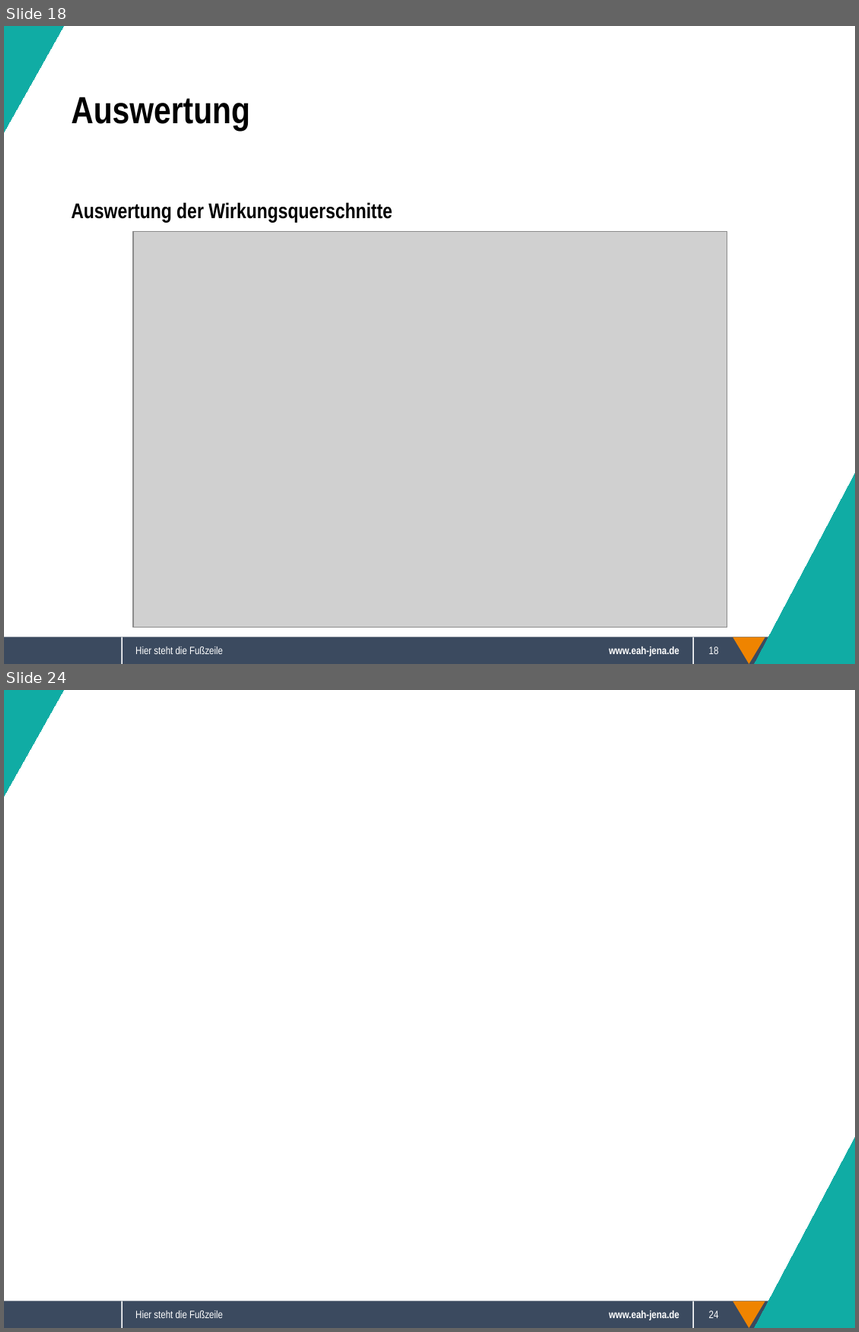
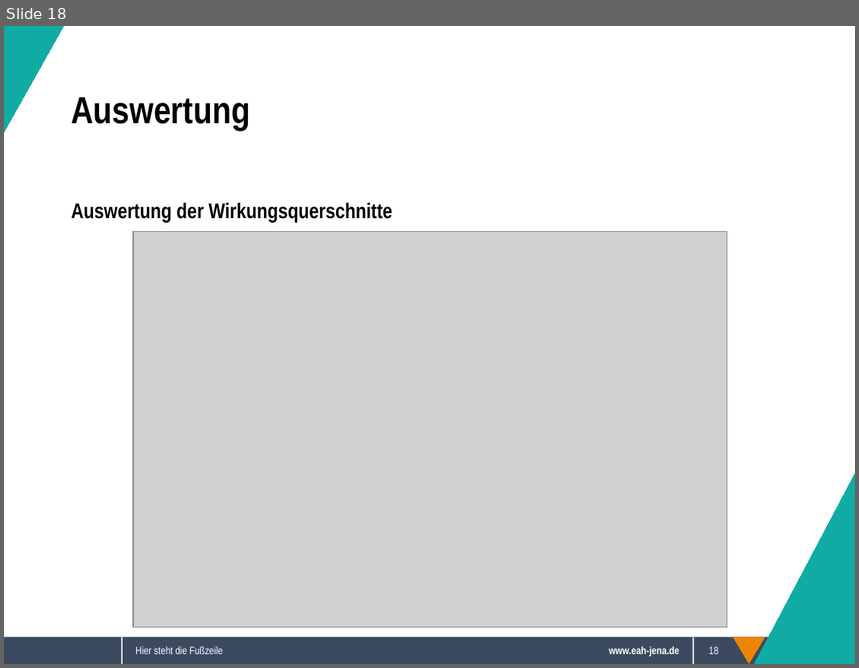
Before and after one commit to Sappy5053/Komplexpraktikum, a slide deck: Präsentation.odp. Shown one above the other, each under a label of ours: slides 18 and 24 before the commit, slide 18 after it; the slides between them are not shown. The pictures are 859x1332 and 859x668 pixels, drawn with LibreOffice and Linux fonts; fonts in the diff are those of the drawing; grey boxes stand for pictures; background and template pictures are left out. Boxes give left, top, right and bottom in pixels: in the first picture for what was removed or moved away, otherwise in the second. Text is boxed around its words. In the diff, an @@ line names an element or a change of style, - is before the commit and + after.

```diff
--- a/Präsentation.odp
+++ b/Präsentation.odp
@@ slide 24 removed at [4, 690, 855, 1328], background #FFFFFF; not listed: 5 template elements that a slide beside it also shows @@
@@ right triangle removed at [4, 690, 63, 796] @@
@@ right triangle removed at [755, 1138, 855, 1328] @@
@@ text removed at [135, 1311, 223, 1319] @@
-Hier steht die Fußzeile
@@ page number removed at [709, 1311, 719, 1319] @@
-24
```
Also in this commit, not shown: 3 slides changed, 5 other slides removed.
